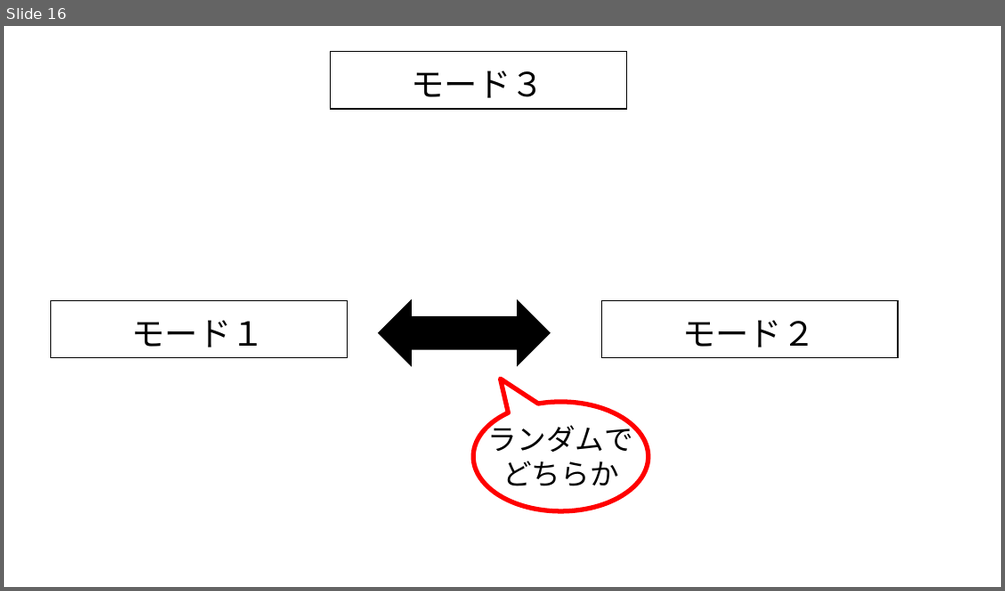
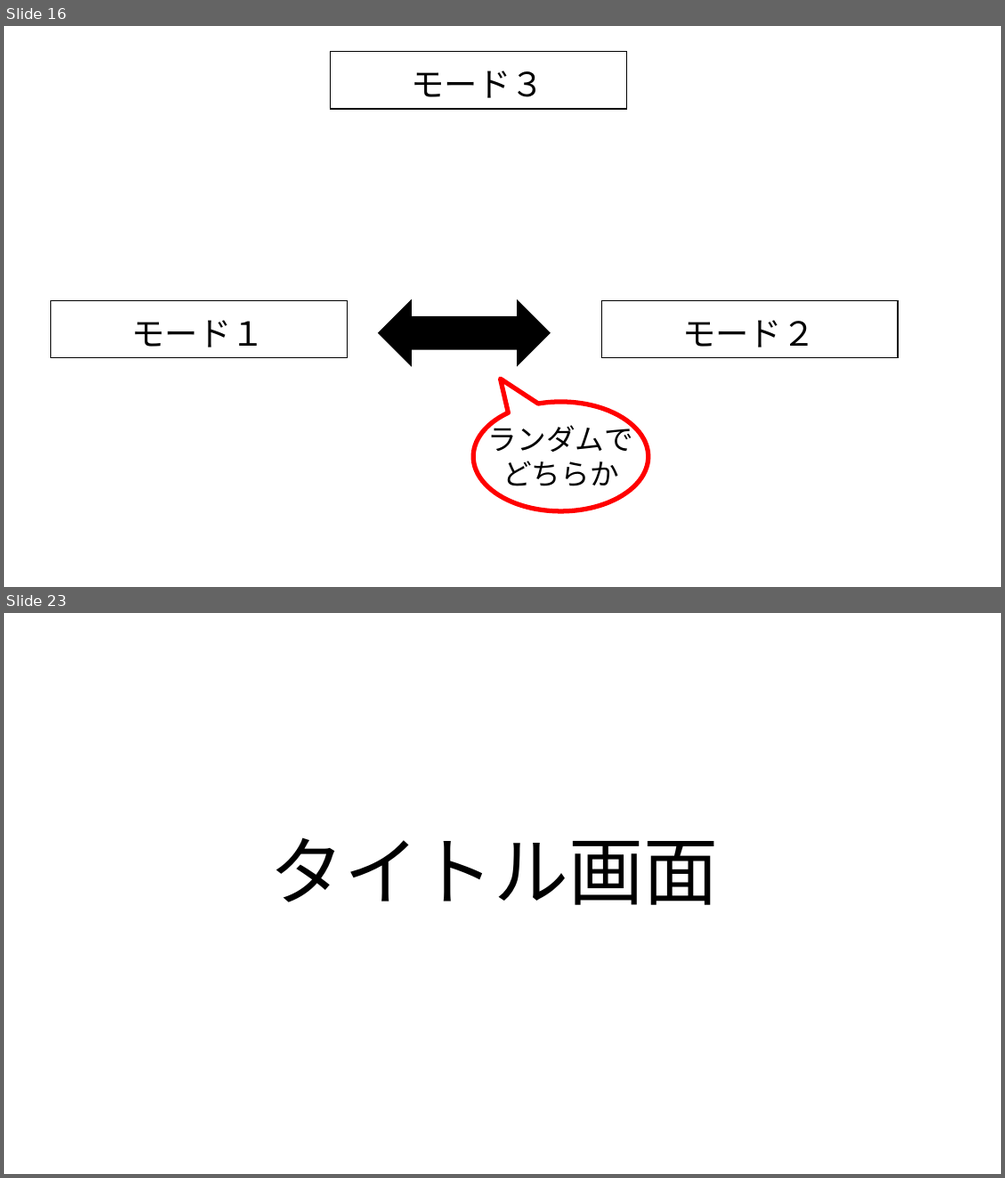
Before and after one commit to MizukiKato0416/sotsugyou_time_kato, a slide deck: 卒業制作_大元_ミニゲーム大全（仮）.pptx. Shown one above the other, each under a label of ours: slide 16 before the commit, slides 16 and 23 after it; the slides between them are not shown. The pictures are 1005x591 and 1005x1178 pixels, drawn with LibreOffice and Linux fonts; fonts in the diff are those of the drawing. Boxes give left, top, right and bottom in pixels: in the first picture for what was removed or moved away, otherwise in the second. Text is boxed around its words. In the diff, an @@ line names an element or a change of style, - is before the commit and + after.

```diff
--- a/卒業制作_大元_ミニゲーム大全（仮）.pptx
+++ b/卒業制作_大元_ミニゲーム大全（仮）.pptx
@@ slide 23 added at (4,613,1001,1174), background #FFFFFF @@
@@ title added at (269,837,718,905), 72 pt, text #000000 @@
+タイトル画面
```
Also in this commit, not shown: 8 other slides added, 1 other file.
